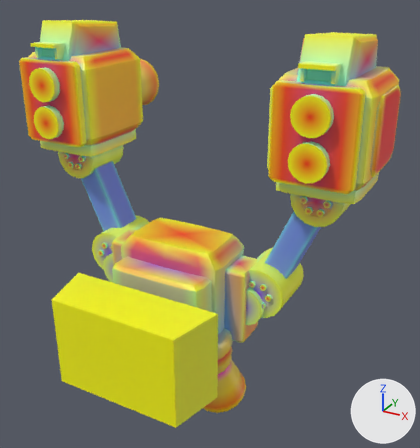
What one commit did to the glTF model models/parts/llm_gen_dorsal_pack_018_2a7a13.glb.
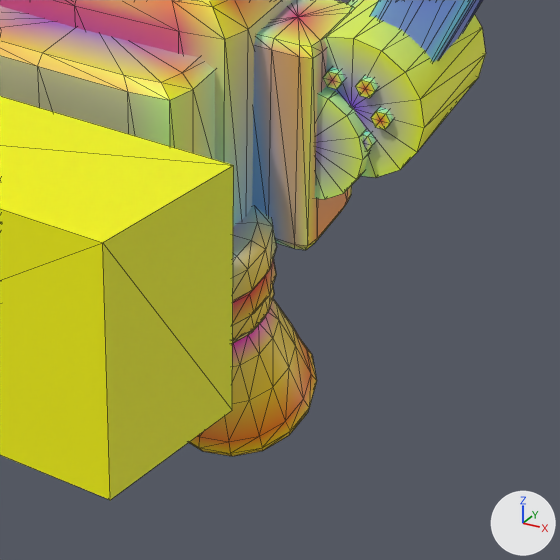
Each version appears first whole from a 50 mm lens placed at (43.2, -58.9, 49.3), pointed at (3.2, 13.8, 13.0), and next in a close-up on the part from 33% to 78% of the width and 58% to 100% of the height. Lighting does not change. The marker at lower right points along +X, +Y and +Z. The older version's two pictures come first. The close-ups show mesh edges as thin lines. Vertices at exactly the same position are counted once.

In view in the first close-up: 'adapter_dorsal_outrigger_dark_r', 'adapter_dorsal_rotary_boss_dark_r', 'adapter_dorsal_spine_dark', 'adapter_sub_pylon_drum_dark_2_adapter_dark_r', 'lower_boost_bell_17_vernier_bell_gimbal_collar_dark_r', 'lower_boost_bell_17_vernier_bell_vernier_r', 'mounting_dovetail_plug', 'salvo_center_core_0_titanium_silver', 'salvo_mount_pylon_4_adapter_dark_r', 'servo_3_bolts_gold_r' and 1 more.
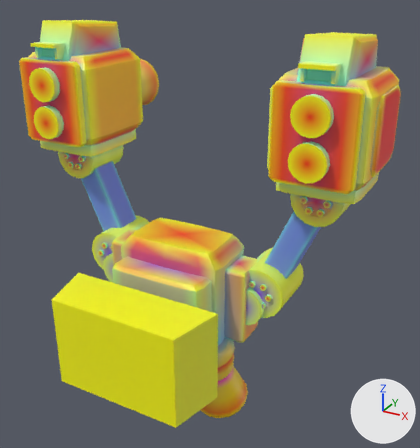
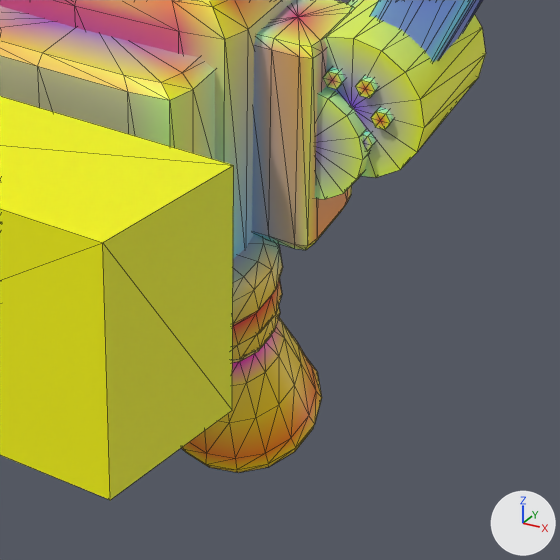
Patch to the scene script:
```diff
--- a/models/parts/llm_gen_dorsal_pack_018_2a7a13.glb.py
+++ b/models/parts/llm_gen_dorsal_pack_018_2a7a13.glb.py
@@ me_adapter_dorsal_outrigger_dark_r @@
 me_adapter_dorsal_outrigger_dark_r.from_pydata(...)  # 58 vertices, 112 faces; spans x 7.5..12.1, y 8.1..13.9, z -2.99..8.99
 # used by ob_adapter_dorsal_outrigger_dark_r; location = (0.0, 0.0, 0.0)
+# me_adapter_dorsal_outrigger_dark_r part 1: 13 faces centred in x 7.59..10.26, y 8.16..12.69, z -2.99..4.83 are repainted in the vertex colours; the middle colour goes from blue #76abed to blue #76abdd
+# me_adapter_dorsal_outrigger_dark_r part 2: 8 faces centred in x 7.5..9.29, y 8.1..11.62, z -2.99..4.83 are repainted in the vertex colours; the middle colour goes from blue #769bed to blue #769bd8
+# me_adapter_dorsal_outrigger_dark_r part 3: 14 faces centred in x 9.34..11.68, y 8.1..12.74, z -2.99..4.83 are repainted in the vertex colours; the middle colour goes from beige #d7d990 to beige #d7d98f
 me_adapter_dorsal_outrigger_dark_r.materials.append(mat_defaultmaterial_003)
@@ me_lower_boost_bell_17_vernier_bell_vernier_r @@
 # used by ob_lower_boost_bell_17_vernier_bell_vernier_r; location = (0.0, 0.0, 0.0)
-me_lower_boost_bell_17_vernier_bell_vernier_r.from_pydata(...)  # 273 vertices, 528 faces; spans x 2.18..11.34, y 5.27..14.8, z -16.74..-4.78
+me_lower_boost_bell_17_vernier_bell_vernier_r.from_pydata(...)  # 273 vertices, 528 faces; spans x 2.18..11.34, y 6.03..15.56, z -18.48..-6.52
+# me_lower_boost_bell_17_vernier_bell_vernier_r part 4: the whole mesh is moved by (0.0, 0.76, -1.74)
 me_lower_boost_bell_17_vernier_bell_vernier_r.materials.append(mat_defaultmaterial_050)
@@ me_lower_boost_bell_17_vernier_bell_gimbal_collar_dark_r @@
 # used by ob_lower_boost_bell_17_vernier_bell_gimbal_collar_dark_r; location = (0.0, 0.0, 0.0)
-me_lower_boost_bell_17_vernier_bell_gimbal_collar_dark_r.from_pydata(...)  # 98 vertices, 192 faces; spans x 2.96..10.56, y 2.64..10.78, z -7.09..-0.66
+me_lower_boost_bell_17_vernier_bell_gimbal_collar_dark_r.from_pydata(...)  # 98 vertices, 192 faces; spans x 2.96..10.56, y 3.4..11.54, z -8.83..-2.4
+# me_lower_boost_bell_17_vernier_bell_gimbal_collar_dark_r part 5: the whole mesh is moved by (0.0, 0.76, -1.74)
 me_lower_boost_bell_17_vernier_bell_gimbal_collar_dark_r.materials.append(mat_defaultmaterial_052)
```

Location of each change, (x1, y1, x2, y2) in pixels of the close-ups (560 x 560 px):
'lower_boost_bell_17_vernier_bell_vernier_r', moved: before (189, 299, 317, 456); after (182, 318, 322, 473)
'lower_boost_bell_17_vernier_bell_gimbal_collar_dark_r', moved: before (233, 206, 277, 325); after (232, 235, 283, 346)
part 1 of me_adapter_dorsal_outrigger_dark_r, recoloured: before (275, 239, 293, 248); after (252, 231, 281, 244)
part 2 of me_adapter_dorsal_outrigger_dark_r, recoloured: before (252, 111, 271, 216); after (252, 111, 271, 236)
part 3 of me_adapter_dorsal_outrigger_dark_r, edited (looks the same): (269, 50, 307, 250) in both
